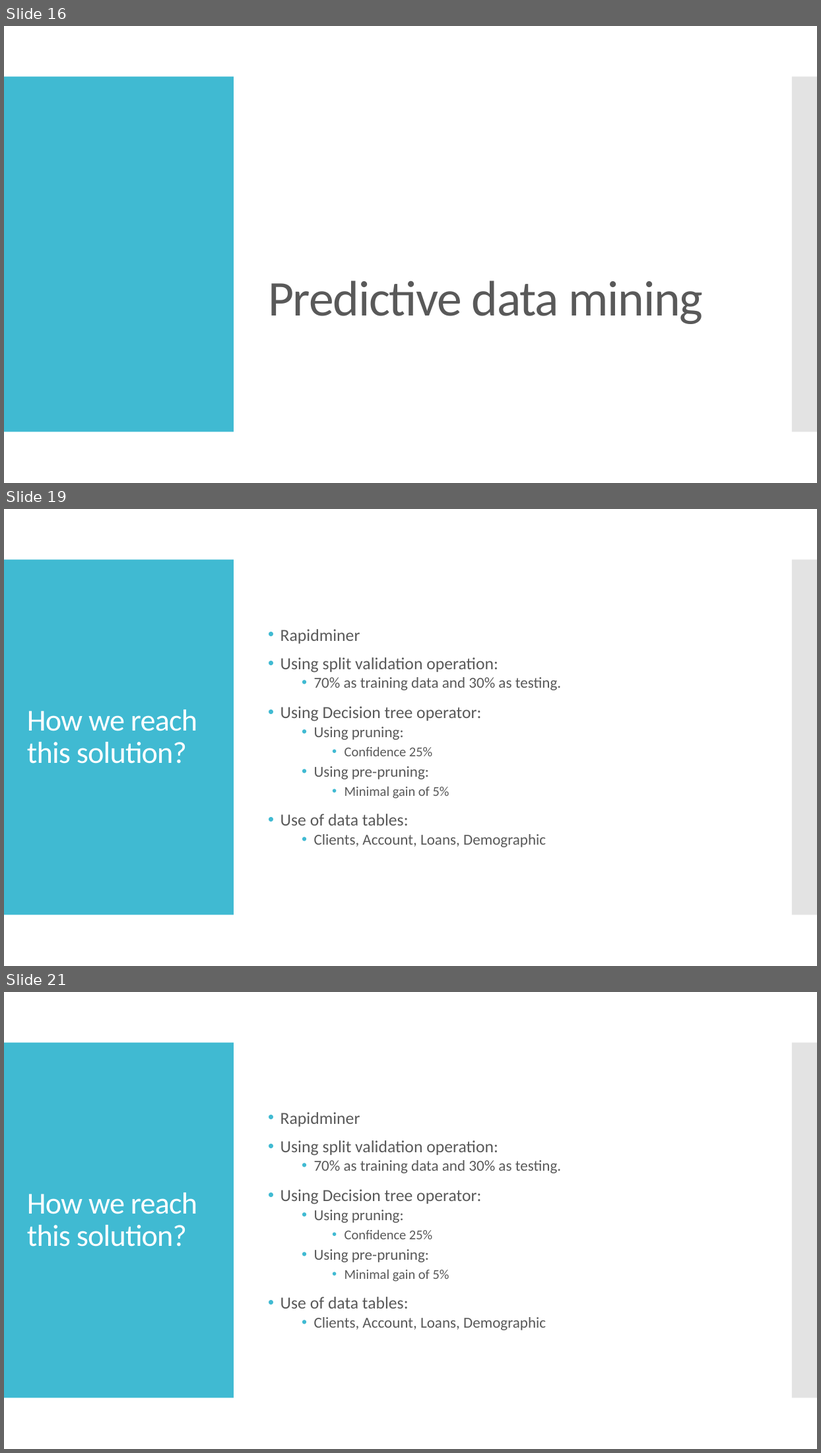
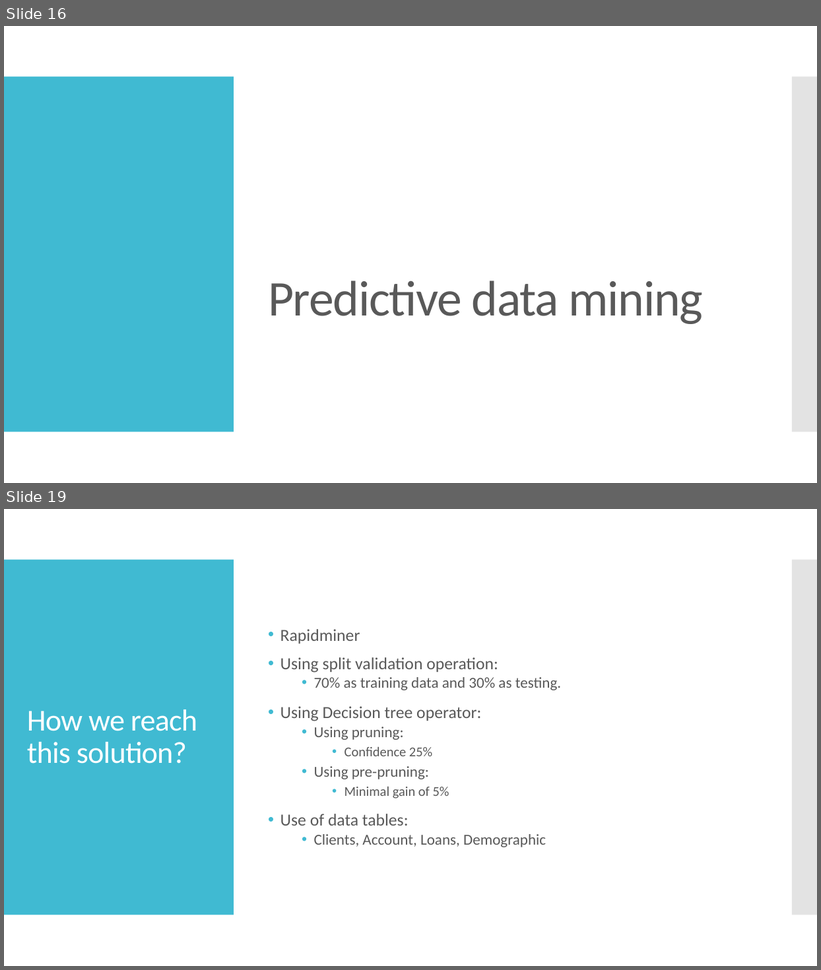
Before and after one commit to jpdias/banking-dm-case-study, a slide deck: Banking Data Mining.pptx. Shown one above the other, each under a label of ours: slides 16, 19 and 21 before the commit, slides 16 and 19 after it; the slides between them are not shown. The pictures are 821x1453 and 821x970 pixels, drawn with LibreOffice and Linux fonts; fonts in the diff are those of the drawing. Boxes give left, top, right and bottom in pixels: in the first picture for what was removed or moved away, otherwise in the second. Text is boxed around its words. In the diff, an @@ line names an element or a change of style, - is before the commit and + after.

```diff
--- a/Banking Data Mining.pptx
+++ b/Banking Data Mining.pptx
@@ slide 19 removed at (x1=4, y1=509, x2=817, y2=966), background #FFFFFF; not listed: 2 template elements that a slide beside it also shows @@
@@ text removed at (x1=281, y1=629, x2=561, y2=848) @@
-• Rapidminer
-• Using split validation operation:
-  • 70% as training data and 30% as testing.
-• Using Decision tree operator:
-  • Using pruning:
-    • Confidence 25%
-  • Using pre-pruning:
-    • Minimal gain of 5%
-• Use of data tables:
-  • Clients, Account, Loans, Demographic
@@ title removed at (x1=27, y1=710, x2=197, y2=764) @@
-How we reach this solution?
@@ what was slide 21 is now slide 19 @@
```
Also in this commit, not shown: 3 slides changed, 1 other slide removed, 2 other files.
